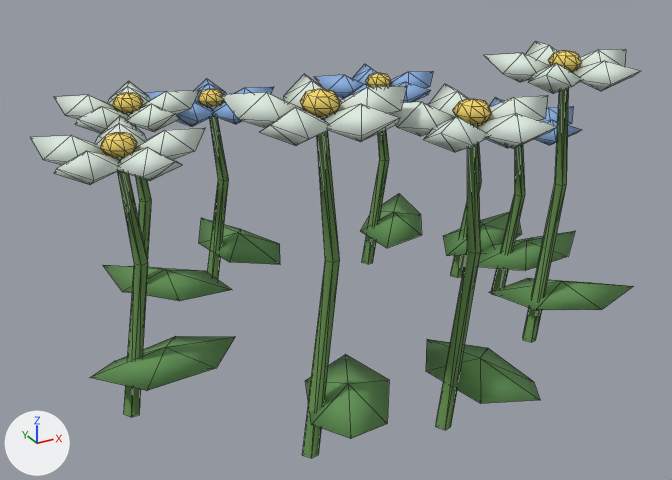
The glTF model public/models/courtyard/flowers.glb, before and after one commit.
Rendered twice from a camera (50 mm lens) standing at (-0.65, -1.216, 0.789) and looking at (0.01, -0.017, 0.19). Lighting does not change. The marker at lower left points along +X, +Y and +Z. The picture after the commit comes second. Mesh edges are drawn as thin lines.

Objects in the first picture: 'flowers_Painted jade foliage', 'flowers_Porcelain petals'.
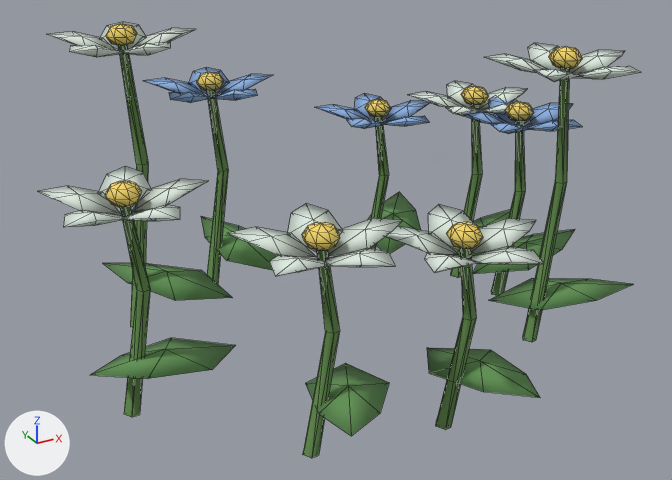
The change, as a list of edits to the scene's bpy script:
```text
Change me_flower_stem:
    remove me_flower_stem.from_pydata(...)  # 207 vertices, 342 faces; spans x -0.413..0.54, y -0.418..0.406, z -0.002..0.481
    add me_flower_stem.from_pydata(...)  # 207 vertices, 342 faces; spans x -1.0..1.0, y -0.865..0.865, z -0.515..0.515
    me_flower_stem part 1: the loose piece of 15 vertices spanning x 0.327..0.382, y 0.089..0.112, z -0.002..0.312 is scaled about its middle by (2.1, 2.1, 2.29), then moved by (0.256, 0.123, -0.311)
    me_flower_stem part 2: 17 loose pieces with 192 vertices, spanning x -0.413..0.54, y -0.418..0.406, z -0.002..0.481, are deleted
    me_flower_stem part 3: 192 vertices added at x -1.0..1.0, y -0.865..0.865, z -0.515..0.515
Change me_five_petal_blossom:
    remove me_five_petal_blossom.from_pydata(...)  # 594 vertices, 972 faces; spans x -0.433..0.502, y -0.414..0.406, z 0.292..0.512
    add me_five_petal_blossom.from_pydata(...)  # 594 vertices, 972 faces; spans x -1.0..1.0, y -0.878..0.878, z -0.27..0.27
    me_five_petal_blossom part 4: the loose piece of 26 vertices spanning x 0.355..0.405, y -0.026..0.024, z 0.317..0.351 is scaled about its middle by 2.14, then moved by (0.36, 0.008, -0.434)
    me_five_petal_blossom part 5: the loose piece of 26 vertices spanning x -0.27..-0.22, y 0.177..0.227, z 0.378..0.412 is scaled about its middle by 2.14, then moved by (-0.353, 0.239, -0.161)
    me_five_petal_blossom part 6: the loose piece of 26 vertices spanning x 0.026..0.076, y -0.325..-0.275, z 0.448..0.482 is scaled about its middle by 2.14, then moved by (-0.015, -0.333, -0.674)
    me_five_petal_blossom part 7: the loose piece of 26 vertices spanning x 0.334..0.384, y 0.075..0.125, z 0.309..0.343 is scaled about its middle by 2.14, then moved by (0.081, 0.416, -0.498)
    me_five_petal_blossom part 8: the loose piece of 26 vertices spanning x -0.36..-0.31, y -0.077..-0.027, z 0.395..0.429 is scaled about its middle by 2.14, then moved by (-0.455, -0.05, -0.519)
    me_five_petal_blossom part 9: the loose piece of 26 vertices spanning x 0.298..0.348, y -0.188..-0.138, z 0.455..0.489 is scaled about its middle by 2.14, then moved by (0.295, -0.177, -0.292)
    me_five_petal_blossom part 10: the loose piece of 26 vertices spanning x -0.096..-0.046, y 0.264..0.314, z 0.343..0.377 is scaled about its middle by 2.14, then moved by (-0.155, 0.339, -0.367)
    me_five_petal_blossom part 11: the loose piece of 26 vertices spanning x -0.173..-0.123, y -0.291..-0.241, z 0.478..0.512 is scaled about its middle by 2.14, then moved by (-0.242, -0.294, -0.645)
    me_five_petal_blossom part 12: the loose piece of 26 vertices spanning x 0.215..0.265, y 0.211..0.261, z 0.346..0.38 is scaled about its middle by 2.14, then moved by (0.455, -0.014, -0.447)
    me_five_petal_blossom part 13: 45 loose pieces with 360 vertices, spanning x -0.433..0.502, y -0.414..0.406, z 0.292..0.506, are deleted
    me_five_petal_blossom part 14: 200 vertices added at x -0.437..1.0, y -0.585..0.878, z -0.235..0.176
    me_five_petal_blossom part 15: 120 vertices added at x -1.0..0.295, y -0.878..0.147, z -0.27..-0.112
    me_five_petal_blossom part 16: 40 vertices added at x -0.808..-0.338, y 0.196..0.691, z 0.172..0.23
Change ob_flowers_painted_jade_foliage:
    ob_flowers_painted_jade_foliage.location: (0.0, 0.0, 0.0) -> (0.064, -0.006, 0.244)
    ob_flowers_painted_jade_foliage.scale: (1.0, 1.0, 1.0) -> (0.476, 0.476, 0.476)
Change ob_flowers_porcelain_petals:
    ob_flowers_porcelain_petals.location: (0.0, 0.0, 0.0) -> (0.034, -0.004, 0.393)
    ob_flowers_porcelain_petals.scale: (1.0, 1.0, 1.0) -> (0.467, 0.467, 0.467)
```

Where the change shows, as pixel boxes (x1, y1, x2, y2) in the pictures (672 x 480 px; the box of a moved part takes in the faces that stretch with it):
'flowers_Porcelain petals', reshaped, moved, rescaled (76% taller): before (30, 41, 641, 185); after (38, 22, 641, 276)
'flowers_Painted jade foliage', reshaped, moved, rescaled (12% taller): before (90, 88, 633, 458); after (91, 45, 633, 458)
part 1 of me_flower_stem, moved or reshaped: before (451, 143, 481, 278); after (451, 104, 482, 278)
part 2 of me_flower_stem, deleted (green): before (90, 88, 633, 458)
part 3 of me_flower_stem, added (green): after (91, 45, 633, 458)
part 4 of me_five_petal_blossom, moved or reshaped (not visible before): after (505, 102, 534, 121)
part 5 of me_five_petal_blossom, moved or reshaped: before (113, 93, 143, 113); after (106, 24, 137, 46)
part 6 of me_five_petal_blossom, moved or reshaped: before (452, 99, 492, 125); after (446, 222, 483, 249)
part 7 of me_five_petal_blossom, moved or reshaped (not visible before): after (365, 100, 391, 117)
part 8 of me_five_petal_blossom, moved or reshaped: before (100, 132, 137, 158); after (105, 181, 142, 207)
part 9 of me_five_petal_blossom, moved or reshaped: before (548, 50, 582, 72); after (548, 47, 582, 69)
part 10 of me_five_petal_blossom, moved or reshaped: before (198, 89, 224, 108); after (197, 72, 224, 91)
part 11 of me_five_petal_blossom, moved or reshaped: before (300, 89, 340, 117); after (302, 222, 340, 250)
part 12 of me_five_petal_blossom, moved or reshaped: before (366, 73, 391, 87); after (461, 86, 488, 105)
part 13 of me_five_petal_blossom, deleted: before (30, 41, 641, 185)
part 14 of me_five_petal_blossom, added: after (144, 43, 641, 134)
part 15 of me_five_petal_blossom, added: after (38, 166, 544, 276)
part 16 of me_five_petal_blossom, added: after (47, 22, 196, 58)
